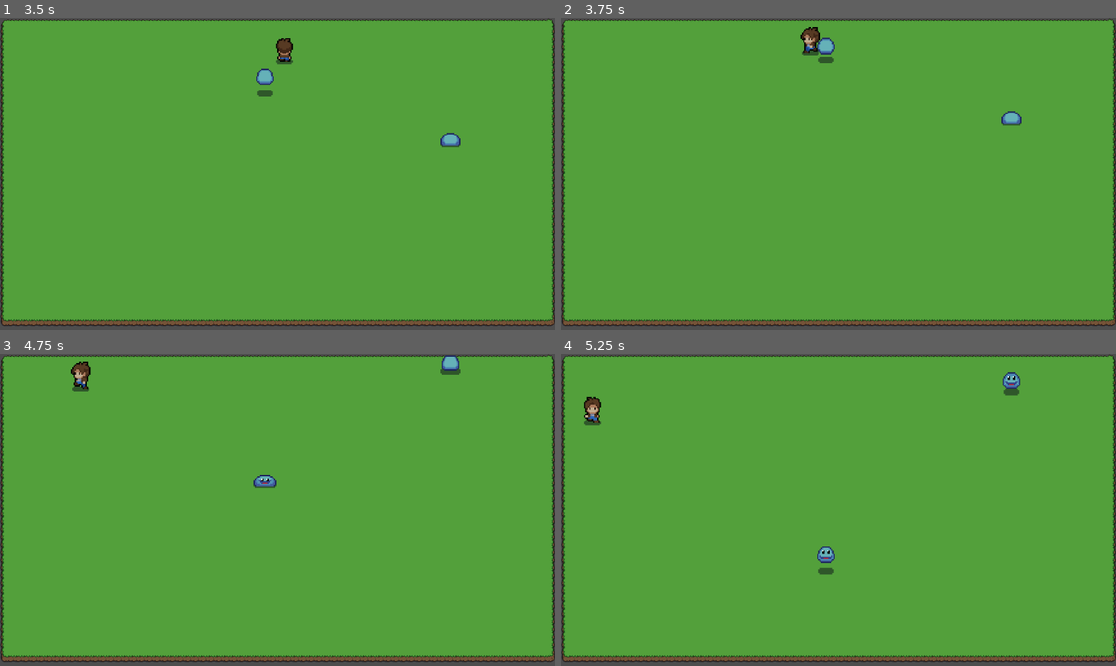
Above: before the commit, frames 1-4 (two rows, left to right).
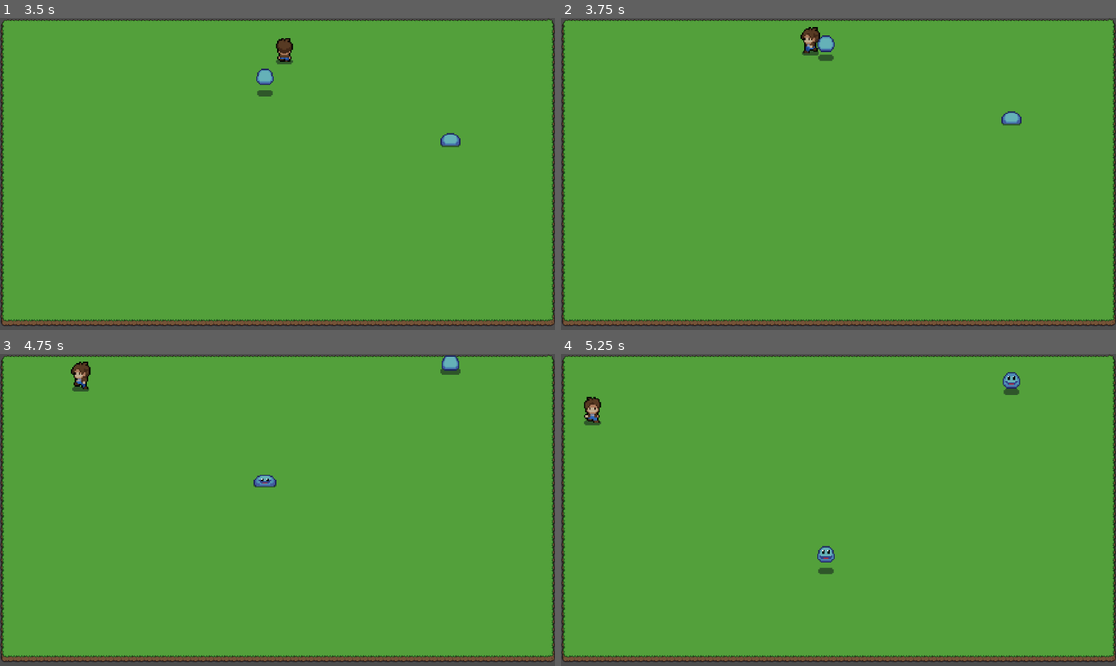
Above: after the commit, the same moments.

Repository: CCV-JamesNye/multiverse-rpg-project
Game: Godot game, scene res://Scenes/Worlds/Test World/test_level.tscn
The game is run twice, just before and just after one commit, with the same random seed, the same clock (stepped at 60 frames per second) and the same inputs.
Inputs:
- Up to frame 1 (3.5 s): tap Enter at 0.5 s; hold Right (move_right) 0.53-1.28 s; hold Down (move_down) 1.28-2.03 s; hold Right (move_right) 2.03-2.78 s; hold Up (move_up) from 2.78 s (still down)
- Up to frame 2 (3.75 s): release Up (move_up) at 3.53 s; hold Left (move_left) from 3.53 s (still down)
- Up to frame 3 (4.75 s): keep holding Left (move_left)
- Up to frame 4 (5.25 s): release Left (move_left) at 5.03 s; hold Down (move_down) from 5.03 s (still down)

Frame 1 is identical in both runs. In frame 2, 0.1% of the frame differs, in the area x 46-50%, y 5-15%; in frame 3, less than 0.1%; in frame 4, less than 0.1%.

Commit message:
Collision Shape Update
Changed the player's collision to make it look right.

Diff:
--- a/Scenes/Player/player.tscn
+++ b/Scenes/Player/player.tscn
@@ -367,9 +367,12 @@
 }]
 
 [sub_resource type="RectangleShape2D" id="RectangleShape2D_f0jl8"]
-size = Vector2(40, 25)
-
-[node name="Player" type="CharacterBody2D" unique_id=642040466 groups=["player"]]
+size = Vector2(40, 10)
+
+[sub_resource type="RectangleShape2D" id="RectangleShape2D_a3d8c"]
+size = Vector2(40, 10)
+
+[node name="Player" type="CharacterBody2D" unique_id=642040466]
 collision_layer = 2
 collision_mask = 5
 script = ExtResource("1_a3d8c")
@@ -381,13 +384,12 @@
 animation = &"idle_down"
 
 [node name="Collision" type="CollisionShape2D" parent="." unique_id=139677064]
-visible = false
-position = Vector2(0, -7.5)
+position = Vector2(0, -5)
 shape = SubResource("RectangleShape2D_f0jl8")
 
 [node name="Hurtbox" type="Area2D" parent="." unique_id=1932044046]
 
-[node name="CollisionShape2D" type="CollisionShape2D" parent="Hurtbox" unique_id=1399860317]
-position = Vector2(0, -7.5)
-shape = SubResource("RectangleShape2D_f0jl8")
+[node name="CollisionShape2D" type="CollisionShape2D" parent="Hurtbox" unique_id=605629464]
+position = Vector2(0, -5)
+shape = SubResource("RectangleShape2D_a3d8c")
 debug_color = Color(0, 0.5058824, 0.25490198, 0.41960785)
--- a/Scenes/Worlds/Test World/test_level.tscn
+++ b/Scenes/Worlds/Test World/test_level.tscn
@@ -30,19 +30,19 @@
 3:3/0 = 0
 0:4/0 = 0
 1:4/0 = 0
-1:4/0/physics_layer_0/polygon_0/points = PackedVector2Array(8, -8, 8, -4.613735, -1.13167, -0.43525696, -8, 8, -8, -8)
+1:4/0/physics_layer_0/polygon_0/points = PackedVector2Array(-8, -8, 8, -8, 8, -3, -1.5, -0.5, -2.5, 8, -8, 8)
 2:4/0 = 0
-2:4/0/physics_layer_0/polygon_0/points = PackedVector2Array(8, -8, 8, -2.6986008, -8, -2.524496, -8, -8)
+2:4/0/physics_layer_0/polygon_0/points = PackedVector2Array(-8, -8, 8, -8, 8, -3, -8, -3)
 3:4/0 = 0
 3:4/0/physics_layer_0/polygon_0/points = PackedVector2Array(-8, -8, -8, -4.787838, 2.3503933, -4.613735, 6.180666, 8, 8, 8, 8, -8)
 4:4/0 = 0
 5:4/0 = 0
 0:5/0 = 0
 1:5/0 = 0
-1:5/0/physics_layer_0/polygon_0/points = PackedVector2Array(-8, -8, -2.6986008, -8, -2.524496, 8, -8, 8)
+1:5/0/physics_layer_0/polygon_0/points = PackedVector2Array(-8, -8, -2.5, -8, -2.5, 8, -8, 8)
 2:5/0 = 0
 3:5/0 = 0
-3:5/0/physics_layer_0/polygon_0/points = PackedVector2Array(8, -8, 2.6986008, -8, 2.524496, 8, 8, 8)
+3:5/0/physics_layer_0/polygon_0/points = PackedVector2Array(8, -8, 2.5, -8, 2.5, 8, 8, 8)
 4:5/0 = 0
 5:5/0 = 0
 0:6/0 = 0
--- a/project.godot
+++ b/project.godot
@@ -14,10 +14,6 @@
 run/main_scene="uid://b63vtoa1y1nd8"
 config/features=PackedStringArray("4.6", "Forward Plus")
 config/icon="res://icon.svg"
-
-[global_group]
-
-player=""
 
 [input]
 
